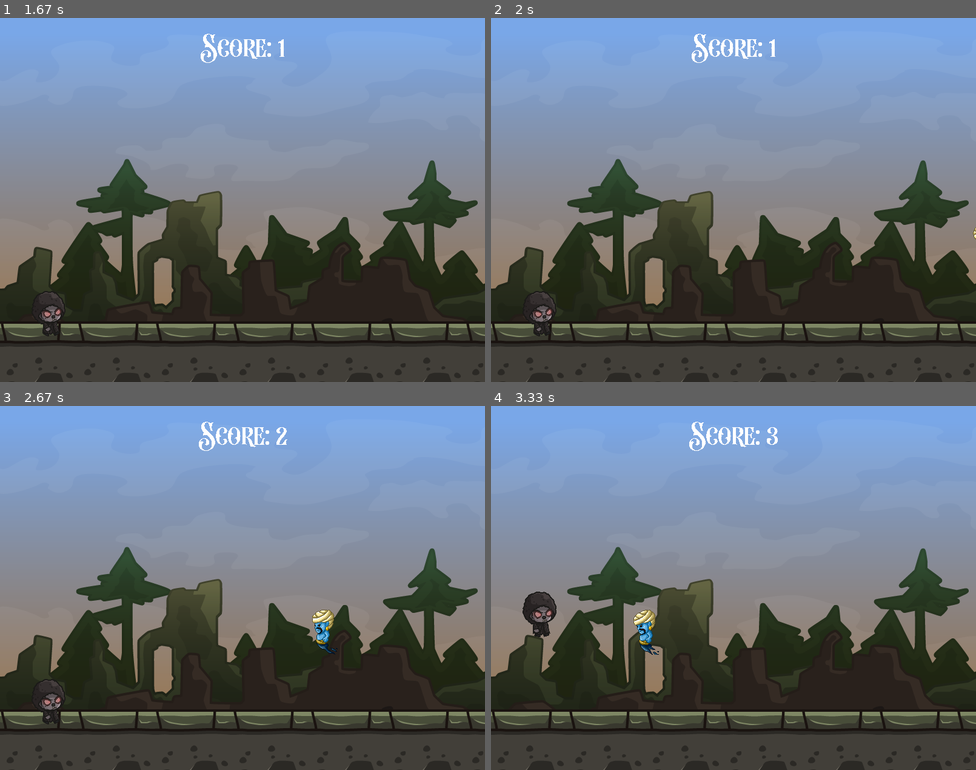
Above: before the commit, frames 1-4 (two rows, left to right).
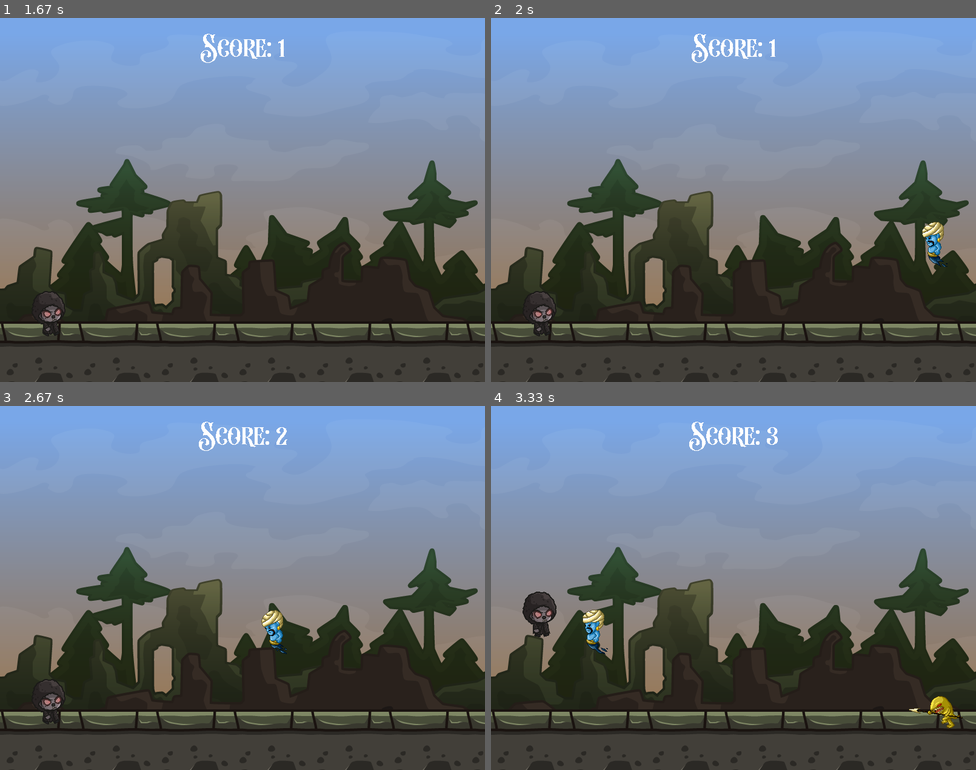
Above: after the commit, the same moments.

Repository: langulski/Jumper-pygame
Game: pygame game, started from Jumping_game.py
Same seed, same stepped clock (60 frames per second), same inputs: the game is played once before the commit and once after it.
Inputs:
- Up to frame 1 (1.67 s): tap Space at 0.33 s
- Up to frame 2 (2 s): no input
- Up to frame 3 (2.67 s): no input
- Up to frame 4 (3.33 s): tap Space at 3.17 s

Frame 1 is identical in both runs. In frame 2, 0.4% of the frame differs, in the area x 88-100%, y 56-69%; in frame 3, 0.7%; in frame 4, 1.0%, in the area x 18-98%, y 56-89%.

Commit message:
deleted unsued assets

Diff:
--- a/Jumping_game.py
+++ b/Jumping_game.py
@@ -88,7 +88,7 @@
 def obstacle_movement(obstacle_list):
     if obstacle_list:
         for obstacle_rect in obstacle_list:
-            obstacle_rect.x -=5
+            obstacle_rect.x -=6
 
             if obstacle_rect.bottom == 525: screen.blit(enemy_surf,obstacle_rect)
             else:screen.blit.flip(enemy_fly_surf,obstacle_rect)
@@ -186,7 +186,7 @@
 
 #timer
 obstacle_timer = pg.USEREVENT +1
-pg.time.set_timer(obstacle_timer,1500)
+pg.time.set_timer(obstacle_timer,1300)
 
 #ground enemy timer
 enemy_animation_timer = pg.USEREVENT +2
@@ -194,7 +194,7 @@
 
 #fly enemy timer
 enemy_animation_fly_timer = pg.USEREVENT +3
-pg.time.set_timer(enemy_animation_fly_timer,150)
+pg.time.set_timer(enemy_animation_fly_timer,250)
 
 
 while True:
Binary file removed: character/Kicking/0_Reaper_Man_Kicking_000.png
Binary file removed: character/Kicking/0_Reaper_Man_Kicking_001.png
Binary file removed: character/Kicking/0_Reaper_Man_Kicking_002.png
Binary file removed: character/Kicking/0_Reaper_Man_Kicking_003.png
Binary file removed: character/Kicking/0_Reaper_Man_Kicking_004.png
Binary file removed: character/Kicking/0_Reaper_Man_Kicking_005.png
Binary file removed: character/Kicking/0_Reaper_Man_Kicking_006.png
Binary file removed: character/Kicking/0_Reaper_Man_Kicking_007.png
Binary file removed: character/Kicking/0_Reaper_Man_Kicking_008.png
Binary file removed: character/Kicking/0_Reaper_Man_Kicking_009.png
Binary file removed: character/Kicking/0_Reaper_Man_Kicking_010.png
Binary file removed: character/Kicking/0_Reaper_Man_Kicking_011.png
(and 85 more such lines)
